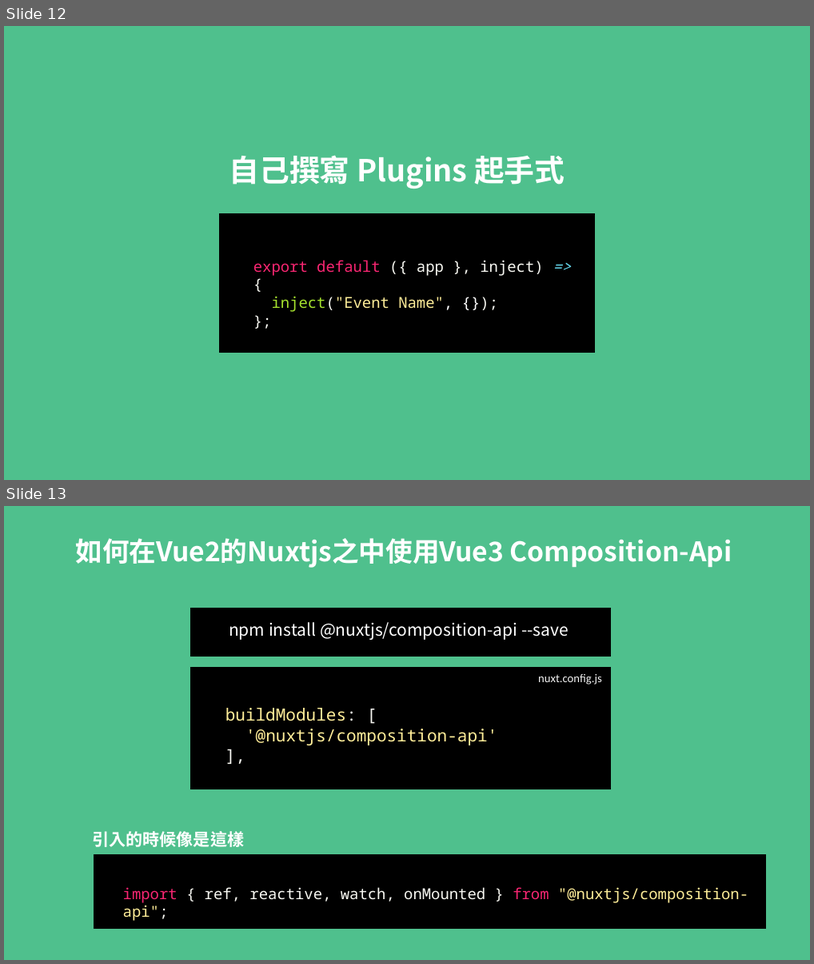
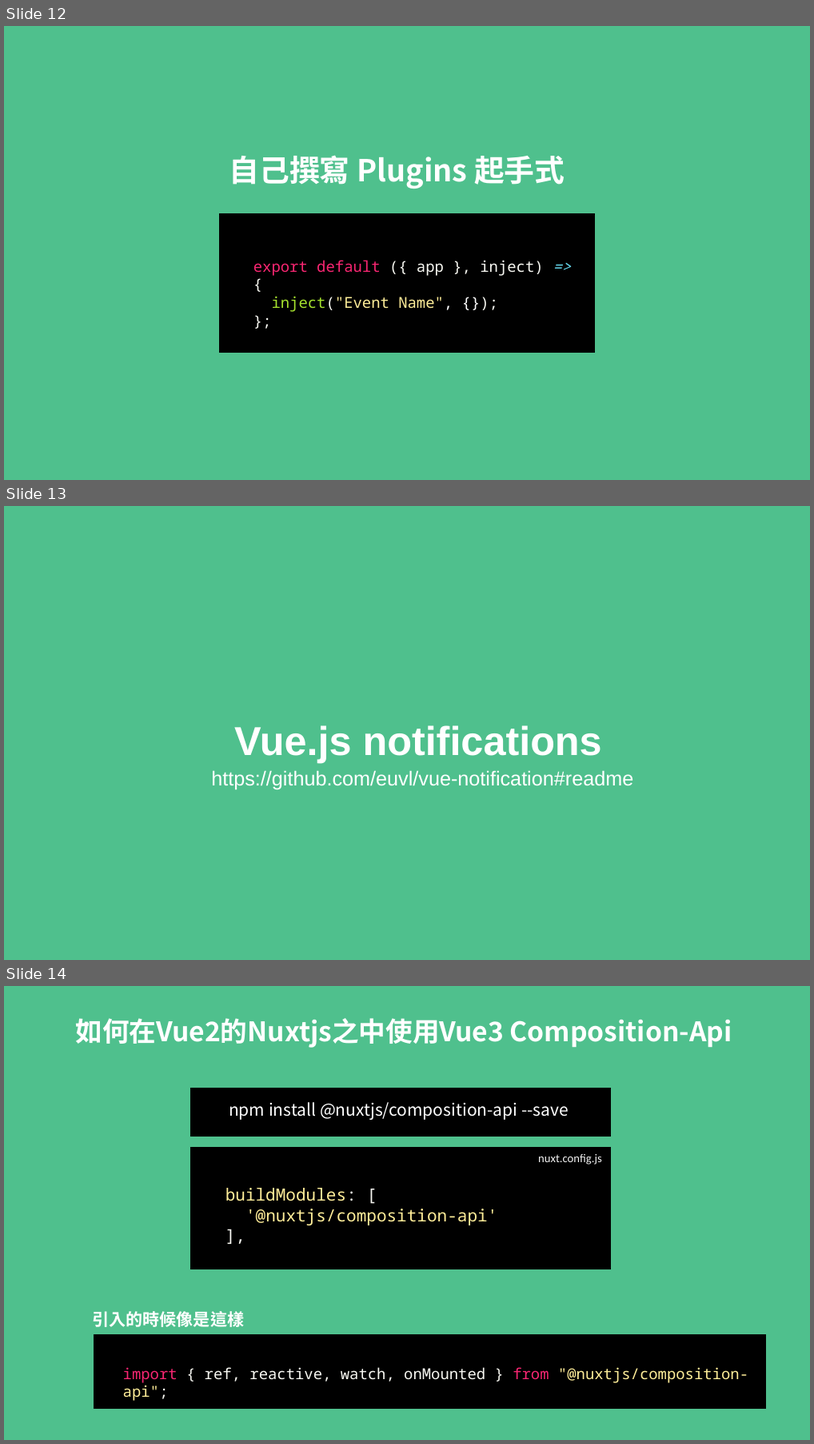
Before and after one commit to MikeOnlineCourse/Vue3_Course_Nuxt_Example, a slide deck: nuxt.pptx. Shown one above the other, each under a label of ours: slides 12 and 13 before the commit, slides 12, 13 and 14 after it. The pictures are 814x964 and 814x1444 pixels, drawn with LibreOffice and Linux fonts; fonts in the diff are those of the drawing. Boxes give left, top, right and bottom in pixels: in the first picture for what was removed or moved away, otherwise in the second. Text is boxed around its words. In the diff, an @@ line names an element or a change of style, - is before the commit and + after.

```diff
--- a/nuxt.pptx
+++ b/nuxt.pptx
@@ slide 13 added at bbox=[4, 506, 810, 960], background #4FC08D @@
@@ title added at bbox=[234, 725, 602, 763], 48 pt, text #FFFFFF, bold @@
+Vue.js notifications
@@ text added at bbox=[211, 770, 634, 789], 24 pt, text #FFFFFF @@
+https://github.com/euvl/vue-notification#readme
@@ what was slide 13 is now slide 14 @@
```
Also in this commit, not shown: 1 other file.
